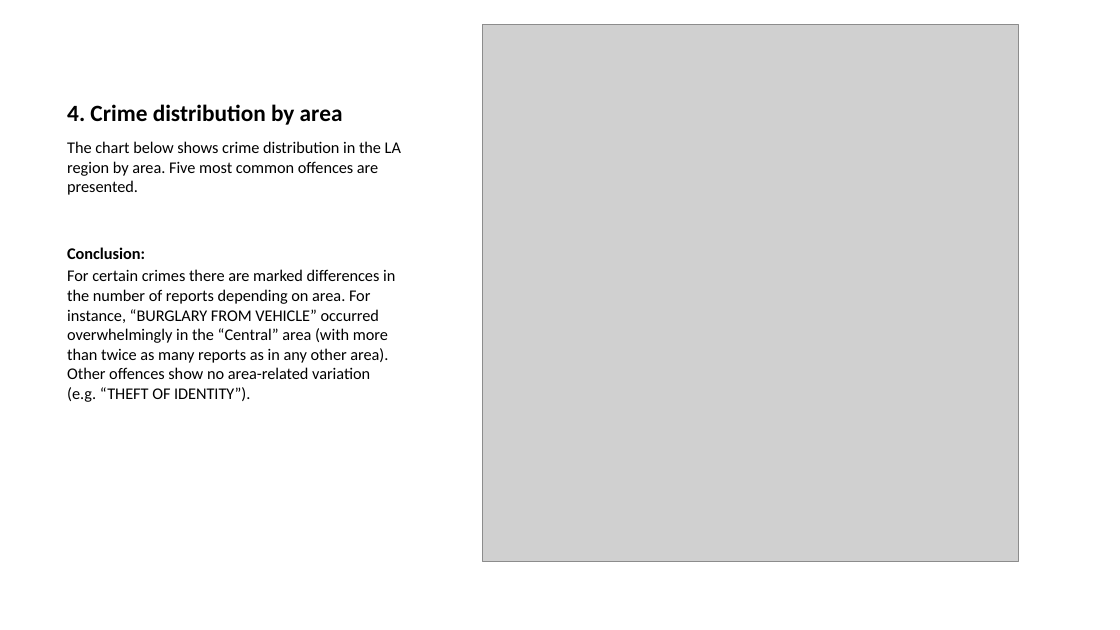
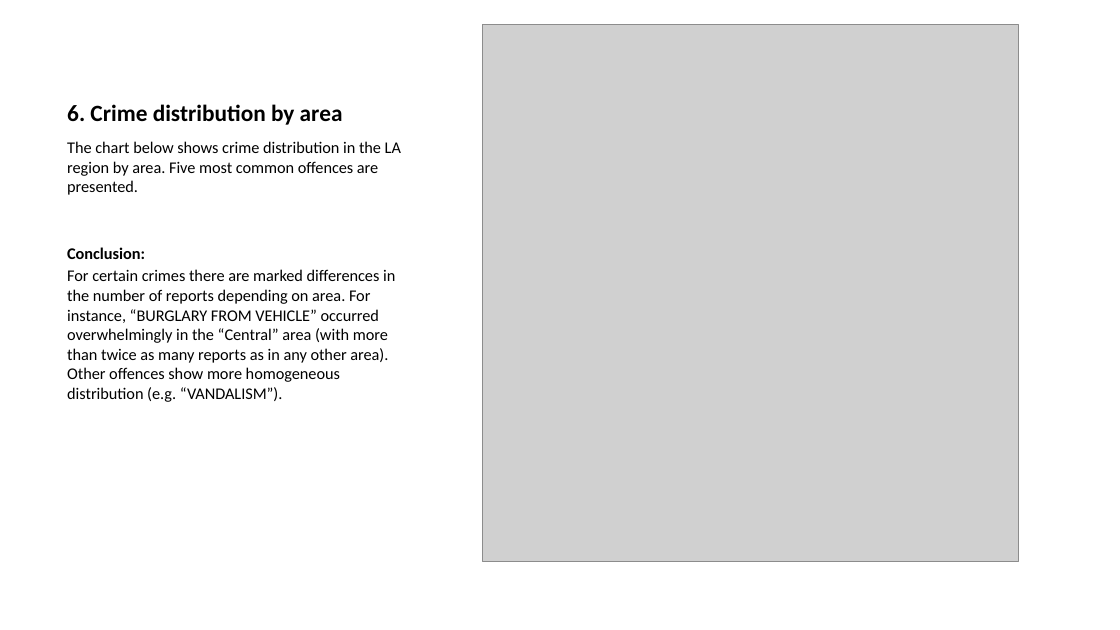
Before and after one commit to glizzynski/Project_Quarto_R, a slide deck: slide 9 of Project_Quarto_R.pptx (slide 6 before the commit). Drawn at 1120x630 pixels with LibreOffice and Linux fonts; fonts in the diff are those of the drawing; grey boxes stand for pictures. Boxes give left, top, right and bottom in pixels: in the first picture for what was removed or moved away, otherwise in the second. Text is boxed around its words. In the diff, an @@ line names an element or a change of style, - is before the commit and + after.

```diff
--- a/Project_Quarto_R.pptx
+++ b/Project_Quarto_R.pptx
@@ title at (67, 104, 343, 125): text changed @@
-4. Crime distribution by area
+6. Crime distribution by area
@@ text at (67, 269, 395, 402): text changed @@
-For certain crimes there are marked differences in the number of reports depending on area. For instance, “BURGLARY FROM VEHICLE” occurred overwhelmingly in the “Central” area (with more than twice as many reports as in any other area). Other offences show no area-related variation (e.g. “THEFT OF IDENTITY”).
+For certain crimes there are marked differences in the number of reports depending on area. For instance, “BURGLARY FROM VEHICLE” occurred overwhelmingly in the “Central” area (with more than twice as many reports as in any other area). Other offences show more homogeneous distribution (e.g. “VANDALISM”).
```
Also in this commit, not shown: 5 other slides changed, 4 slides added, 3 other files.
